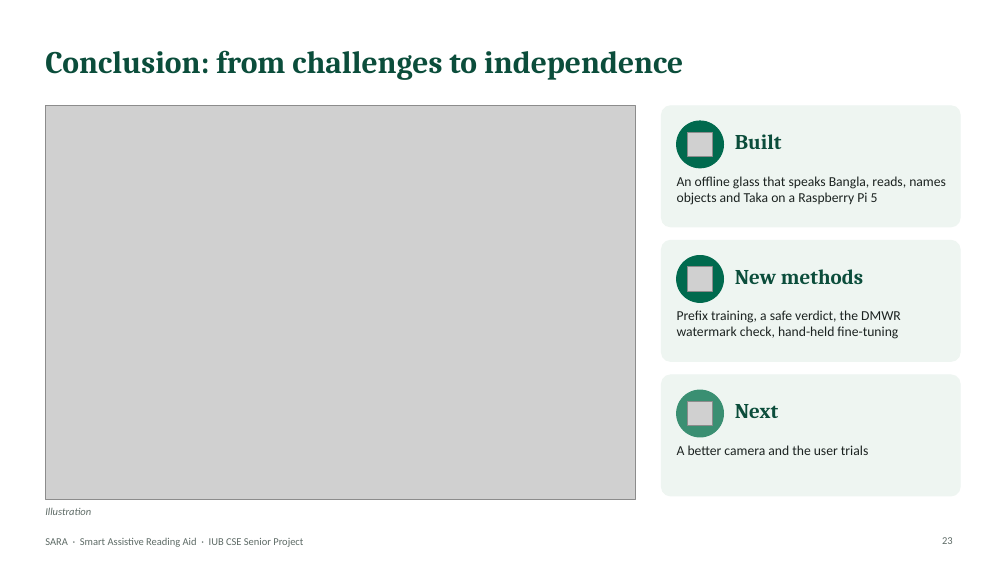
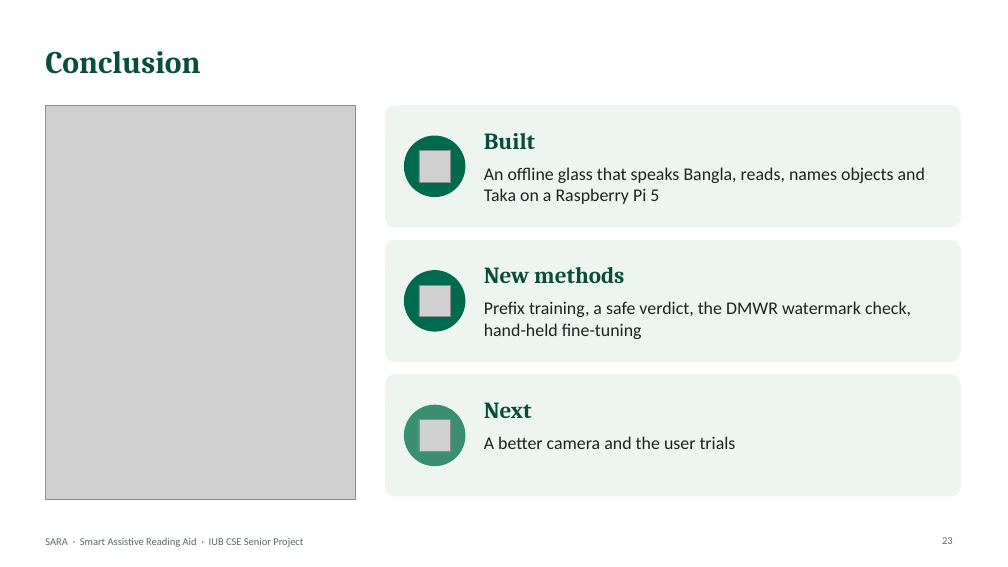
Before and after one commit to aflam330/Senior_project_wearable_glass_for_blind_people_using_ocr_and_ylo, a slide deck: slide 23 of Thesis Report and paper/thesis report/slides/SARA_Presentation.pptx. Drawn at 1008x567 pixels with LibreOffice and Linux fonts; fonts in the diff are those of the drawing; grey boxes stand for pictures. Boxes give left, top, right and bottom in pixels: in the first picture for what was removed or moved away, otherwise in the second. Text is boxed around its words. In the diff, an @@ line names an element or a change of style, - is before the commit and + after.

```diff
--- a/Thesis Report and paper/thesis report/slides/SARA_Presentation.pptx
+++ b/Thesis Report and paper/thesis report/slides/SARA_Presentation.pptx
@@ title at [45,51,200,74]: text changed @@
-Conclusion: from challenges to independence
+Conclusion
@@ picture: place and size @@
-picture at [45,106,635,499]
+picture at [45,106,355,499]
@@ rounded rectangle: place and size @@
-rounded rectangle at [662,106,960,227]
+rounded rectangle at [386,106,960,227]
@@ ellipse added at [405,136,465,197], fill #006A4E, outline #006A4E 1 pt @@
@@ text "Built": place and size @@
-text "Built" at [735,134,782,149]
+text "Built" at [484,133,535,149]
@@ ellipse removed at [677,121,724,168] @@
@@ picture: place and size @@
-picture at [688,132,712,157]
+picture at [419,150,451,182]
@@ size 13 to 17 pt in 3 elements at [484,301,911,339], [484,436,736,449], [484,167,925,204] @@
@@ text "An offline glass that speaks ...": place and size @@
-text "An offline glass that speaks ..." at [677,176,946,205]
+text "An offline glass that speaks ..." at [484,167,925,204]
@@ rounded rectangle: place and size @@
-rounded rectangle at [662,240,960,361]
+rounded rectangle at [386,240,960,361]
@@ size 20 to 22 pt in 3 elements at [484,402,532,418], [484,133,535,149], [484,267,624,283] @@
@@ text "New methods": place and size @@
-text "New methods" at [735,269,863,284]
+text "New methods" at [484,267,624,283]
@@ ellipse removed at [677,256,724,302] @@
@@ ellipse added at [405,271,465,331], fill #006A4E, outline #006A4E 1 pt @@
@@ picture: place and size @@
-picture at [688,267,712,291]
+picture at [419,285,451,317]
@@ text "Prefix training, a safe verdict, ...": place and size @@
-text "Prefix training, a safe verdict, ..." at [677,310,901,339]
+text "Prefix training, a safe verdict, ..." at [484,301,911,339]
@@ rounded rectangle: place and size @@
-rounded rectangle at [662,375,960,496]
+rounded rectangle at [386,375,960,496]
@@ ellipse added at [405,405,465,466], fill #3A8F72, outline #3A8F72 1 pt @@
@@ text "Next": place and size @@
-text "Next" at [735,404,779,418]
+text "Next" at [484,402,532,418]
@@ ellipse removed at [677,390,724,437] @@
@@ picture: place and size @@
-picture at [688,402,712,426]
+picture at [419,420,451,451]
@@ text "A better camera and the ...": place and size @@
-text "A better camera and the ..." at [677,445,868,455]
+text "A better camera and the ..." at [484,436,736,449]
@@ text removed at [45,507,91,515] @@
-Illustration
```
Also in this commit, not shown: 17 other slides changed, 7 other files.
